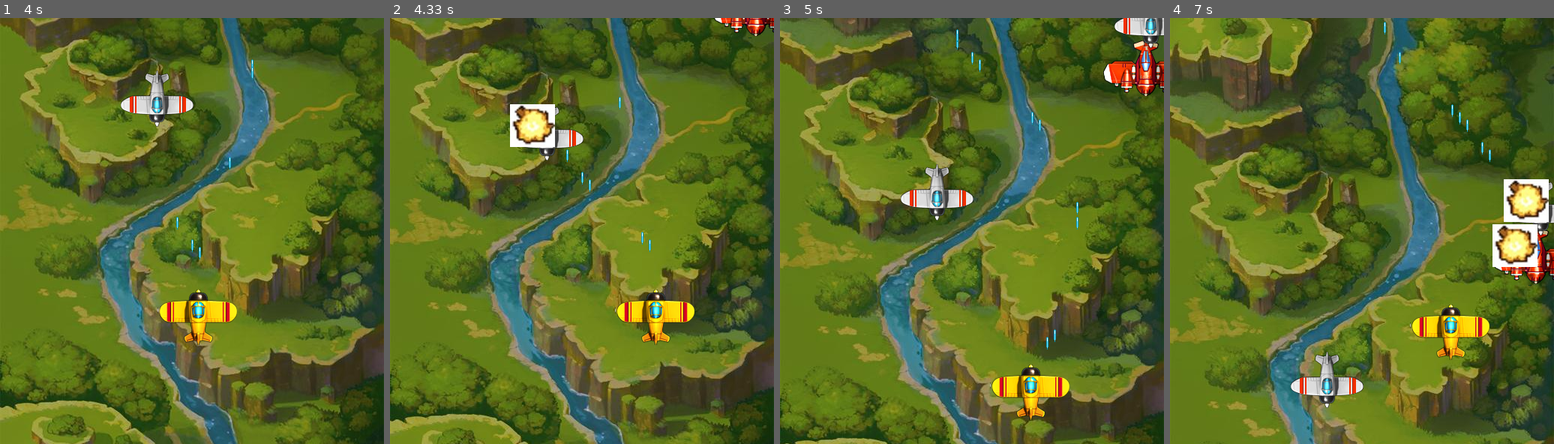
Above: before the commit, frames 1-4 (left to right).
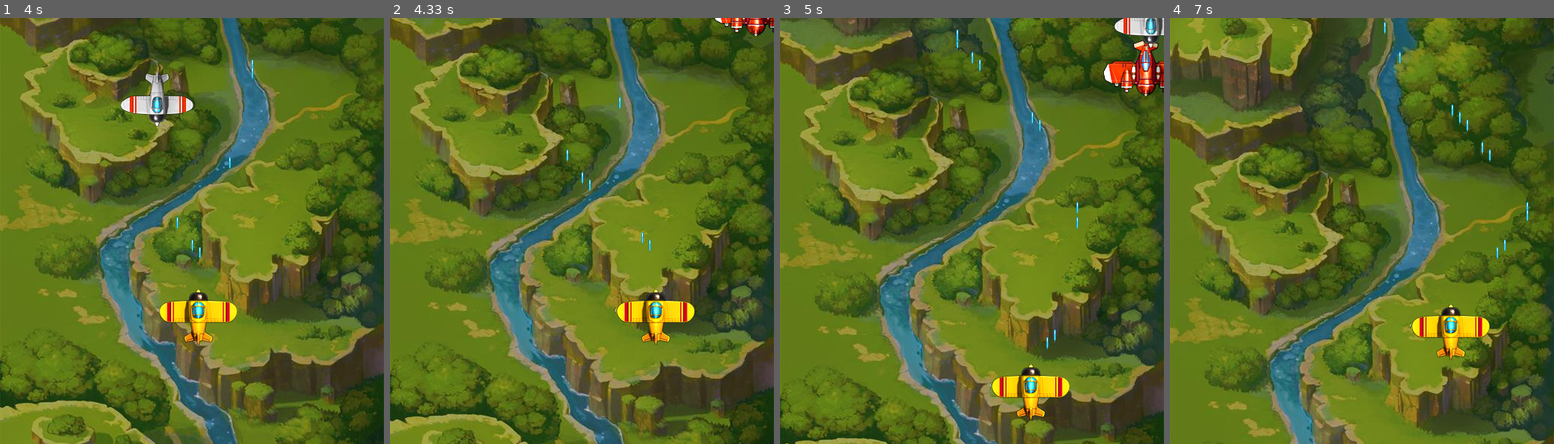
Above: after the commit, the same moments.

Repository: sogoodnow/python-study
Game: pygame game, started from week2/pygame2.py
Same seed, same stepped clock (60 frames per second), same inputs: the game is played once before the commit and once after it.
Inputs:
- Up to frame 1 (4 s): tap Space at 0.33, 0.73, 1.03, 1.23, 1.57, 1.87, 2.07, 2.37, 2.63, 2.97, 3.4, 3.8 s; hold Right 0.67-1.13 s; hold Up 1.17-1.47 s; hold Right 1.5-1.97 s; hold Left 2-2.53 s; hold Down 2.57-2.87 s; hold Left 2.9-3.3 s; hold Up 3.33-3.7 s; hold Right from 3.73 s (still down)
- Up to frame 2 (4.33 s): keep holding Right; tap Space at 4.1 s
- Up to frame 3 (5 s): release Right at 4.37 s; hold Down 4.4-4.77 s; tap Space at 4.47, 4.87 s; hold Left from 4.8 s (still down)
- Up to frame 4 (7 s): tap Space at 5.17, 5.37, 5.67, 5.87, 6.2, 6.5, 6.7 s; release Left at 5.27 s; hold Right 5.3-5.77 s; hold Up 5.8-6.1 s; hold Right 6.13-6.6 s; hold Left from 6.63 s (still down)

Frame 1 is identical in both runs. In frame 2, 1.6% of the frame differs, in the area x 31-51%, y 20-34%; in frame 3, 1.0%; in frame 4, 4.2%, in the area x 31-100%, y 37-92%.

Commit message:
碰撞操作 game2

Diff:
--- a/week2/pygame2.py
+++ b/week2/pygame2.py
@@ -218,14 +218,14 @@
                 i.y -= BULLET_SPEED
 
         # 遍历敌机与子弹，判断是否碰撞
-        for en in enemy_lis:
-            for bu in bullet_list:
+        for bu in bullet_list:
+            for en in enemy_lis:
                 # 进行碰撞检测
                 crs = Crash(bu ,en,screen_main)  # 传入检测对象
                 if crs.crashed():    # 如果碰撞则销毁子弹和敌机对象
                     print("碰到了")
                     crs.display()
-                    # enemy_lis.remove(en)
+                    enemy_lis.remove(en)
 
         #  画布控制，每次向+Y反向移动2，当到达一定位置后，重置位置
         m += 2
